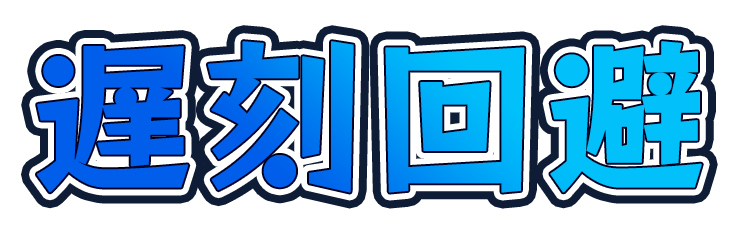
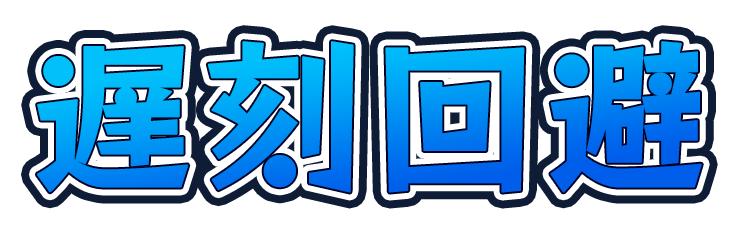
Revision of a layered 740×238 image; what changed, layer by layer:
pixels changed over box(37, 41, 702, 193) (layer not identified)
